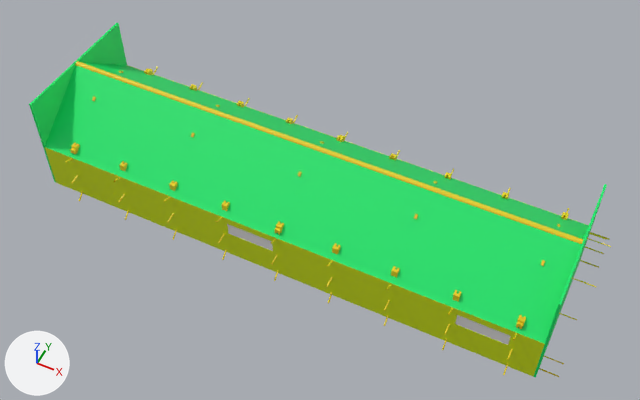
Renders of the FBX model Assets/_/Project/Art/Models/Environment/3D_Hangar.fbx from each side of a commit.
The view is the same before and after, from a camera (50 mm lens) standing at (39.4, -55.4, 71.3) and looking at (12.8, -2.2, 4.8). Lighting does not change. The marker at lower left points along +X, +Y and +Z. The picture after the commit comes second. Where no turn or scale is listed for an object, it has been applied to the vertices. Vertices at exactly the same position are counted once.

Names of what the first picture shows: 'Geo_hangar-v2'.
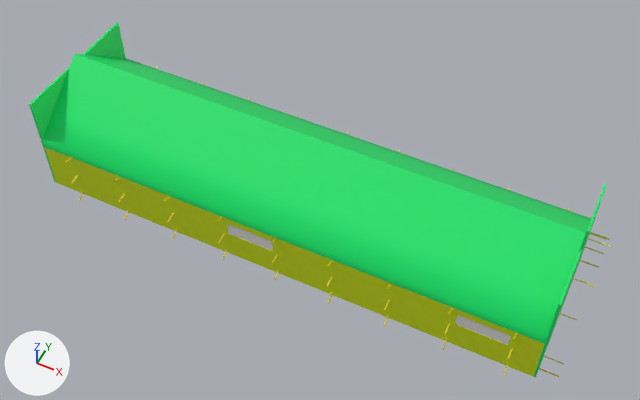
Location of each change, [x1, y1, x2, y2] in pixels of the pictures (640 x 400 px):
part 1 of me_cube_061, added (green)
    after: [42, 54, 591, 344]

The edits, one by one:
me_cube_061 is used by ob_geo_hangar_v2; location (0.0, 0.0, 0.0).
me_cube_061 had 4035 vertices, 3470 faces and spanned x -18.2..40.4, y -10.1..7.1, z -0.4..11.5.
me_cube_061 now has 4126 vertices, 3566 faces and spans x -18.2..40.4, y -10.1..7.1, z -0.4..12.5.
Part 1, on me_cube_061:
26 new vertices lie (0.0, 0.0, 1.0) away from vertices in x -16.1..38.0, y -9.0..6.0, z 5.5.
13 new vertices lie (0.0, -2.4, 2.0) away from vertices in x -16.1..38.0, y 6.0, z 6.5.
13 new vertices lie (0.0, -2.5, 2.0) away from vertices in x -16.1..38.0, y 3.6, z 8.5.
13 new vertices lie (0.0, -2.6, 2.0) away from vertices in x -16.1..38.0, y 1.1, z 10.5.
13 new vertices lie (0.0, -2.5, -2.0) away from vertices in x -16.1..38.0, y -1.5, z 12.5.
13 new vertices lie (0.0, 2.4, 1.9) away from vertices in x -16.1..38.0, y -9.0, z 6.5.
96 new faces join them, mat_hangar (green #00e76b).
